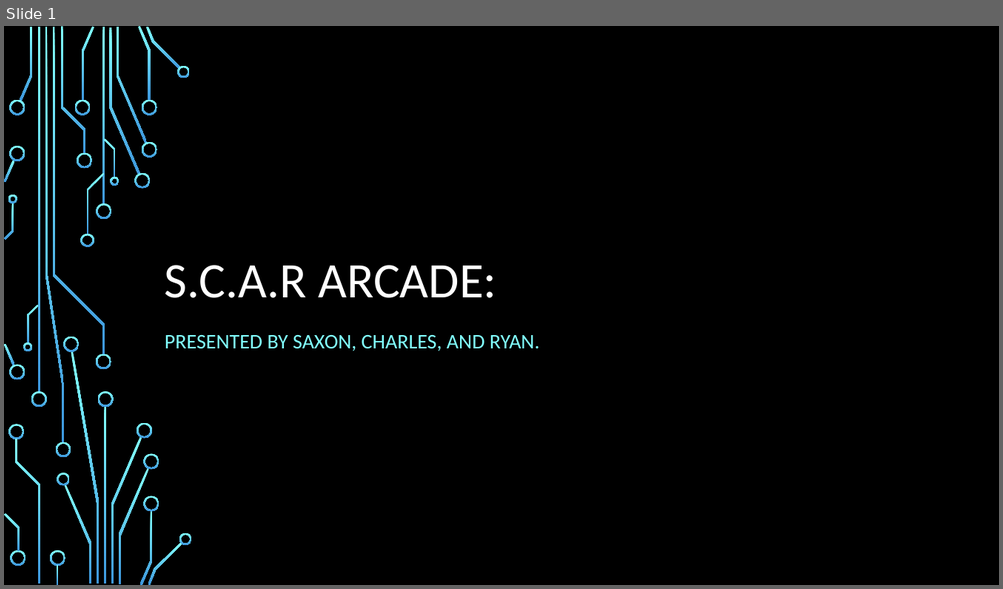
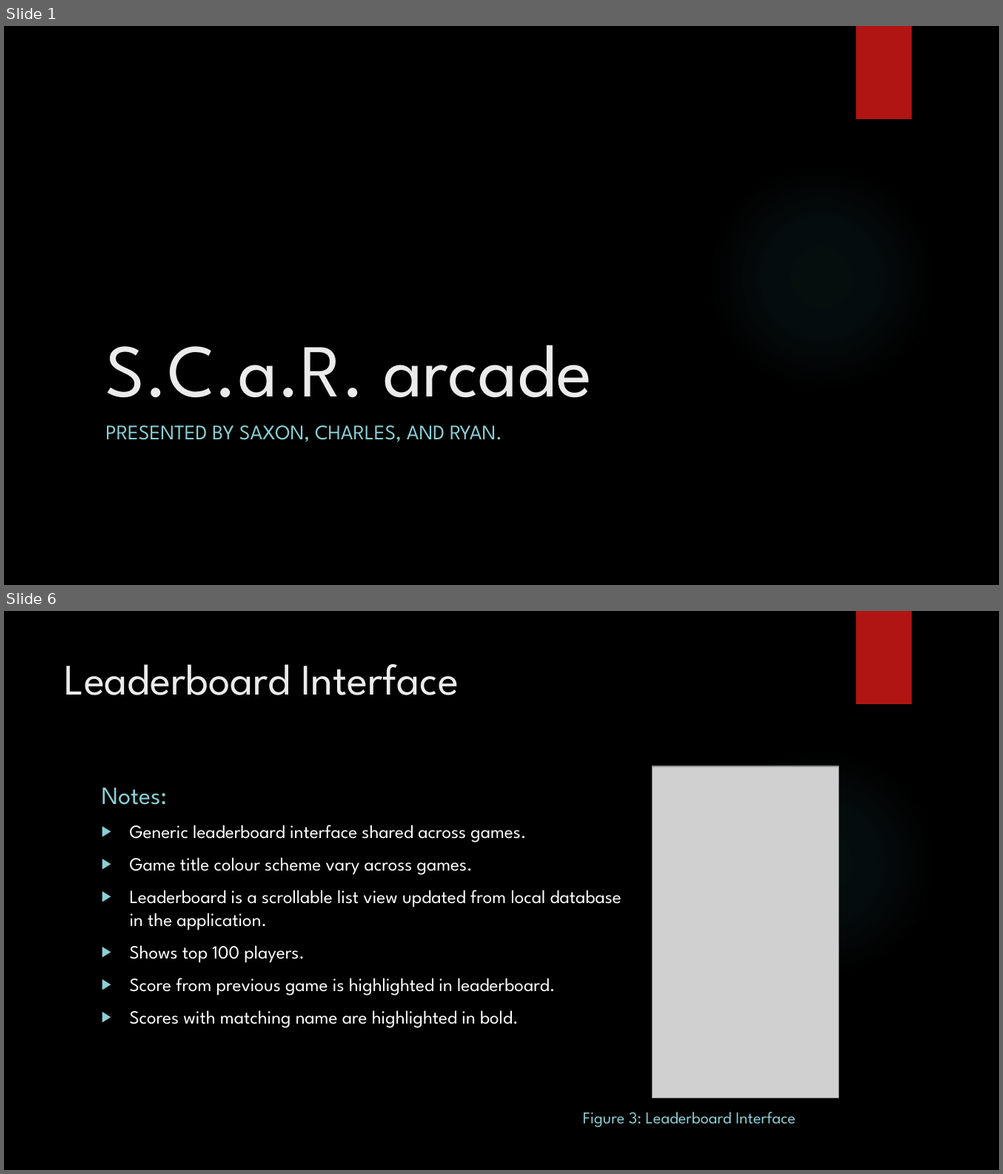
Before and after one commit to IgnitionOrk/SCaR_Arcade, a slide deck: SCaRArcade.pptx. Shown one above the other, each under a label of ours: slide 1 before the commit, slides 1 and 6 after it; the slides between them are not shown. The pictures are 1003x589 and 1003x1174 pixels, drawn with LibreOffice and Linux fonts; fonts in the diff are those of the drawing; grey boxes stand for pictures; background and template pictures are left out. Boxes give left, top, right and bottom in pixels: in the first picture for what was removed or moved away, otherwise in the second. Text is boxed around its words. In the diff, an @@ line names an element or a change of style, - is before the commit and + after.

```diff
--- a/SCaRArcade.pptx
+++ b/SCaRArcade.pptx
@@ slide 6 added at [4,611,999,1170], background picture (left out); not listed: 2 template elements that a slide beside it also shows @@
@@ title added at [64,664,458,695], 42 pt, text #EBEBEB @@
+Leaderboard Interface
@@ text added at [102,788,167,805], 24 pt, text #8AD0D6 @@
+Notes:
@@ picture added at [652,766,838,1098] @@
@@ text added at [130,825,621,1028], 18 pt, text #FFFFFF @@
+▶ Generic leaderboard interface shared across games.
+▶ Game title colour scheme vary across games.
+▶ Leaderboard is a scrollable list view updated from local database in the application.
+▶ Shows top 100 players.
+▶ Score from previous game is highlighted in leaderboard.
+▶ Scores with matching name are highlighted in bold.
@@ text added at [583,1112,795,1128], 16 pt, text #8AD0D6 @@
+Figure 3: Leaderboard Interface
@@ slide 1 changed as well @@
@@ rectangle added at [855,26,911,119], fill #B01513 @@
@@ title at [105,345,592,398]: text changed; size 48 to 72 pt; font Calibri to League Spartan; text colour #FFFFFF to #EBEBEB @@
-S.C.A.R ARCADE:
+S.C.a.R. arcade
@@ subtitle "PRESENTED BY SAXON, CHARLES, AND ...": place and size @@
-subtitle "PRESENTED BY SAXON, CHARLES, AND ..." at [165,335,540,352]
+subtitle "PRESENTED BY SAXON, CHARLES, AND ..." at [105,426,502,443]
@@ subtitle "PRESENTED BY SAXON, CHARLES, AND ..." at [105,426,502,443]: font Calibri to League Spartan, text colour #82FFFF to #8AD0D6; line spacing 1.2 to 1 @@
@@ group removed at [4,26,192,585]: 50 freeform shapes, 4 rectangles @@
```
Also in this commit, not shown: 8 other slides changed, 1 other slide added, 2 slides removed.
